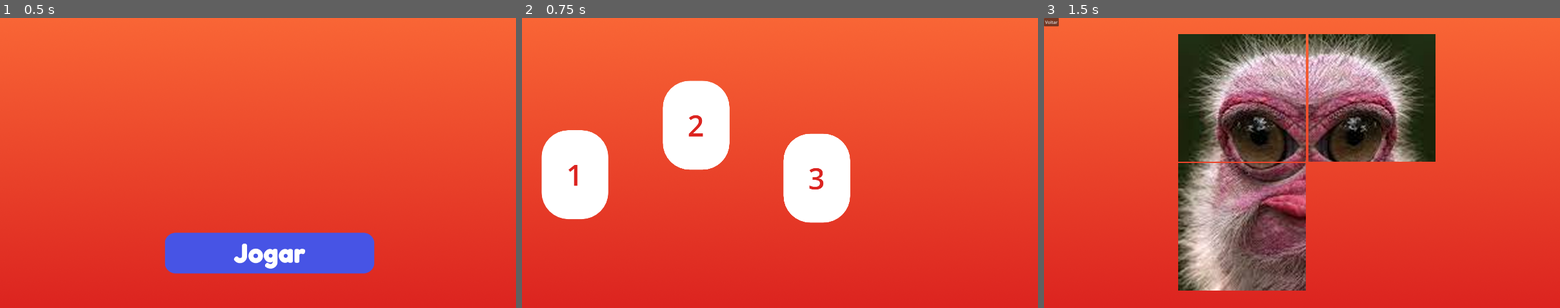
Above: before the commit, frames 1-3 (left to right).
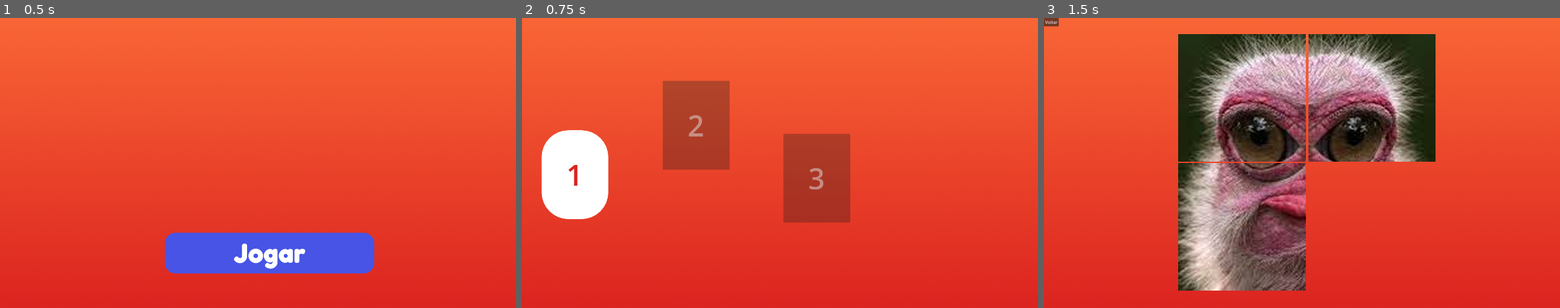
Above: after the commit, the same moments.

Repository: libumdsgn/quebra-cabecas
Game: Godot game, scene res://scenes/Main.tscn
The game is run twice, just before and just after one commit, with the same random seed, the same clock (stepped at 60 frames per second) and the same inputs.
Inputs (mouse positions are in pixels of both pictures, inside the frame that each line leads up to):
- Up to frame 1 (0.5 s): no input
- Up to frame 2 (0.75 s): click (790, 252) at 0.5 s
- Up to frame 3 (1.5 s): click "1" at 1.25 s

Frame 1 is identical in both runs. In frame 2, 8.0% of the frame differs, in the area x 27-64%, y 21-71%; in frame 3, nothing differs.

Commit message:
Desbloqueio de niveis por arquivo de parametros

Diff:
--- a/config/GameState.gd
+++ b/config/GameState.gd
@@ -1,5 +1,5 @@
 extends Node
 
 var board_setup = [
-	{"nivel": 1, "ordem":[],},
+	{"nivel": 1, "ordem":[1,2,3,4],},
 ]
--- a/project.godot
+++ b/project.godot
@@ -15,6 +15,11 @@
 config/features=PackedStringArray("4.5", "GL Compatibility")
 config/icon="res://icon.svg"
 
+[autoload]
+
+GameState="*res://config/GameState.gd"
+GameParams="*res://config/GameParams.gd"
+
 [display]
 
 window/size/viewport_width=1920
--- a/scripts/Niveis.gd
+++ b/scripts/Niveis.gd
@@ -6,13 +6,24 @@
 	main_ref = main
 
 func _ready():
+	_set_niveis()
 	_conecta_botoes_de_nveis()
+
+func _set_niveis():
+	for child in get_children():
+		if child is Button and "BotaoNivel" in child.name:
+			for board in GameState.board_setup:
+				if str(child.text) != str(board["nivel"]):
+					child.disabled = true
+				else:
+					push_warning("Nivel Conquistado")
+		else:
+			push_warning("Child não é nível: ", child)
 
 func _conecta_botoes_de_nveis():
 	for child in get_children():
 		if child is Button and "BotaoNivel" in child.name:
 			child.clicked.connect(_on_botao_nivel_clicado)
-			print("Conectando Botão: ", child)
 		else:
 			push_warning("Não conectado: ", child)
 
